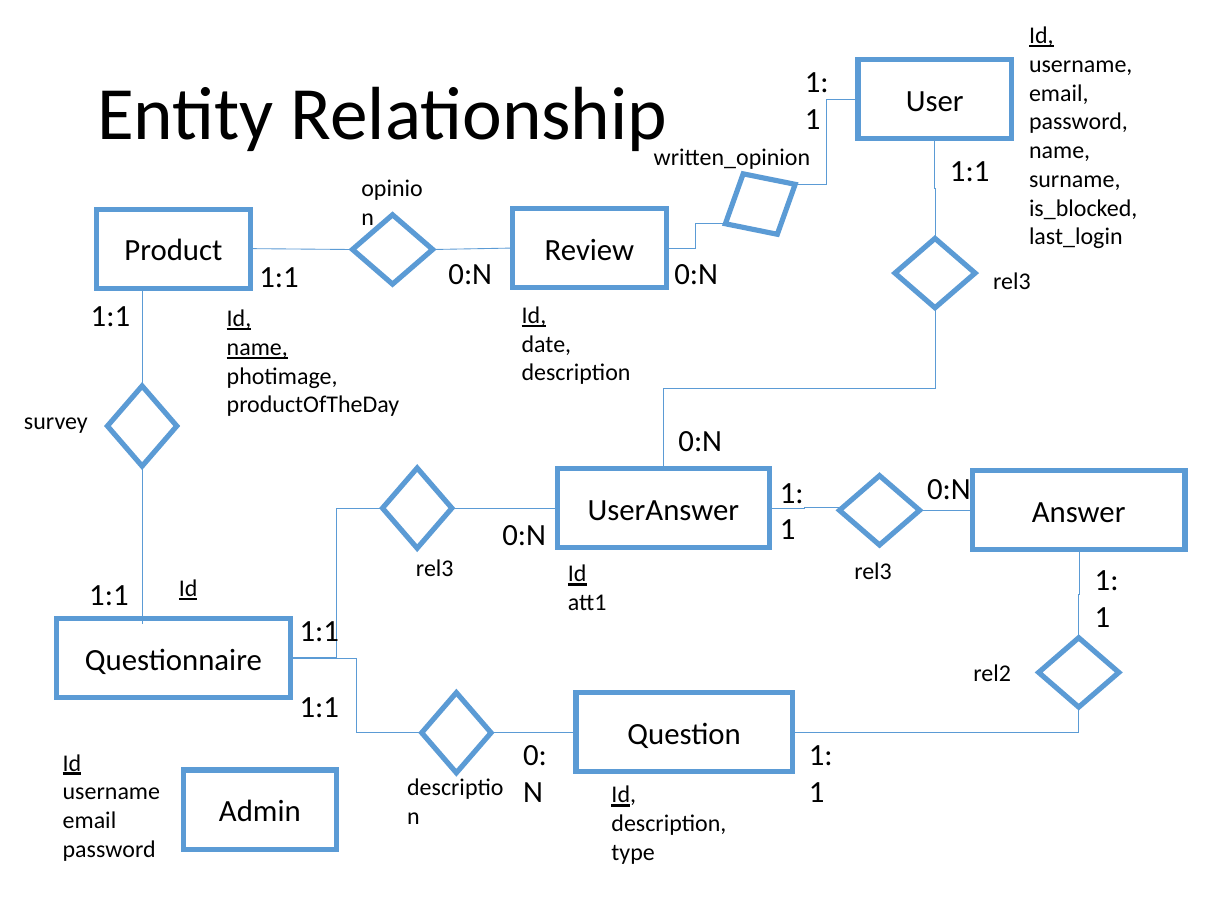
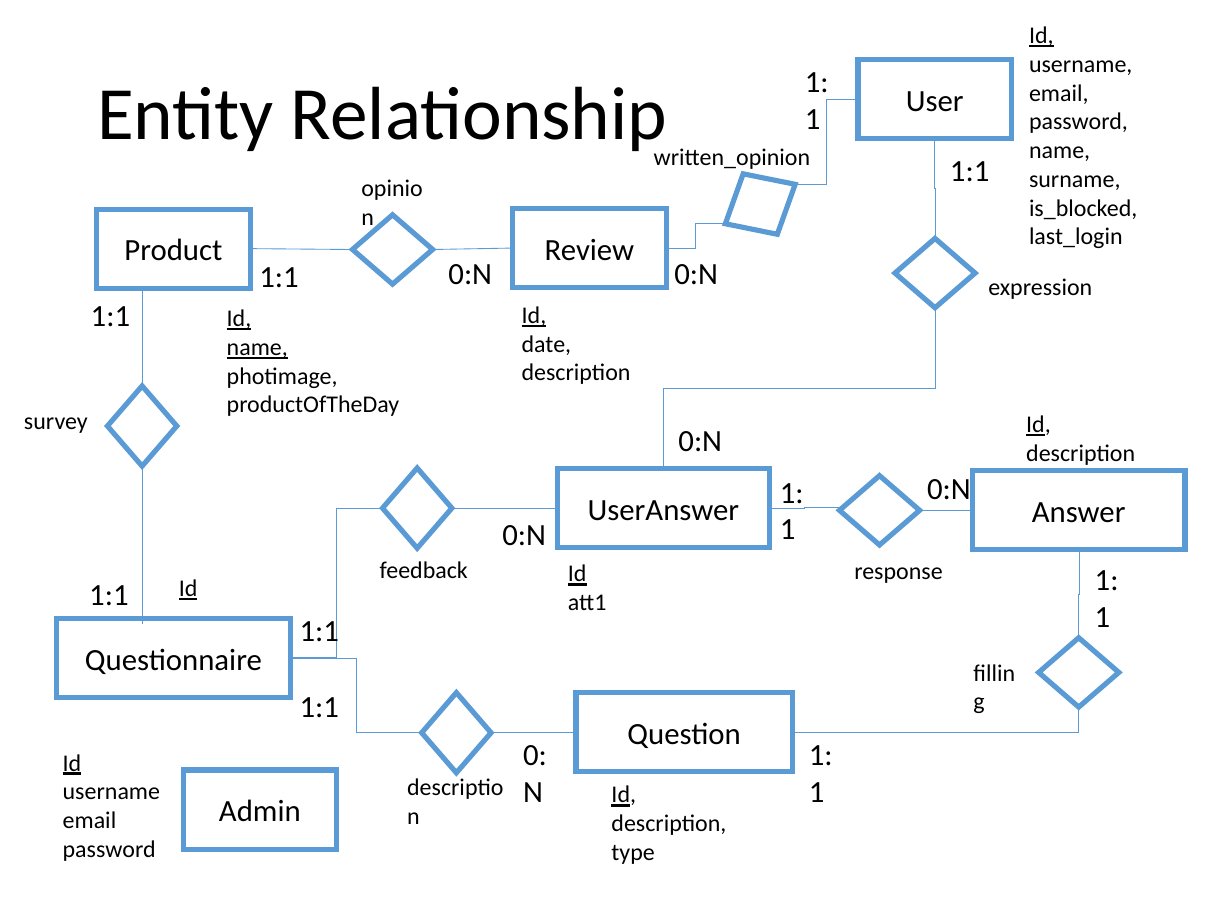
Before and after one commit to catonzio/DB2project, a slide deck: slide 2 of DB2project.pptx (slide 5 before the commit). Drawn at 1232x924 pixels with LibreOffice and Linux fonts; fonts in the diff are those of the drawing. Boxes give left, top, right and bottom in pixels: in the first picture for what was removed or moved away, otherwise in the second. Text is boxed around its words. In the diff, an @@ line names an element or a change of style, - is before the commit and + after.

Commit message:
Update Presentation and corrected some relations

```diff
--- a/DB2project.pptx
+++ b/DB2project.pptx
@@ text at bbox=[988, 278, 1092, 299]: text changed @@
-rel3
+expression
@@ text added at bbox=[1026, 415, 1135, 465], 14 pt, text #000000 @@
+Id,
+description
@@ text at bbox=[380, 561, 468, 578]: text changed @@
-rel3
+feedback
@@ text at bbox=[854, 567, 942, 583]: text changed @@
-rel3
+response
@@ text at bbox=[973, 664, 1011, 681]: text changed @@
-rel2
+filling
```
Also in this commit, not shown: 2 other slides changed, 7 slides added, 5 slides removed, 5 other files.
